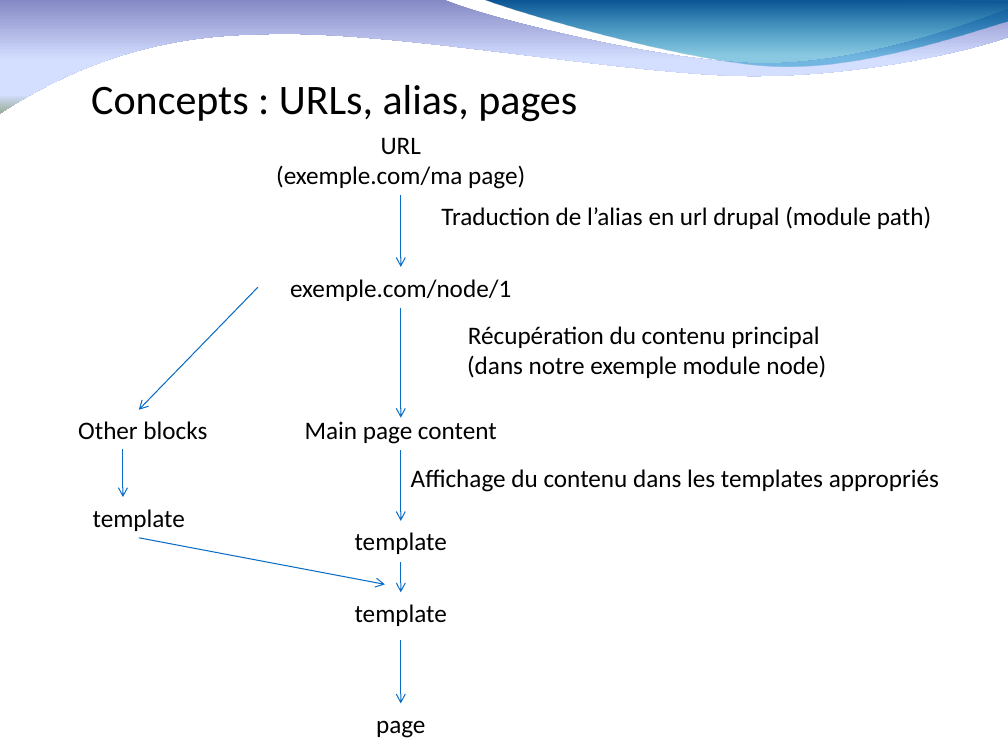
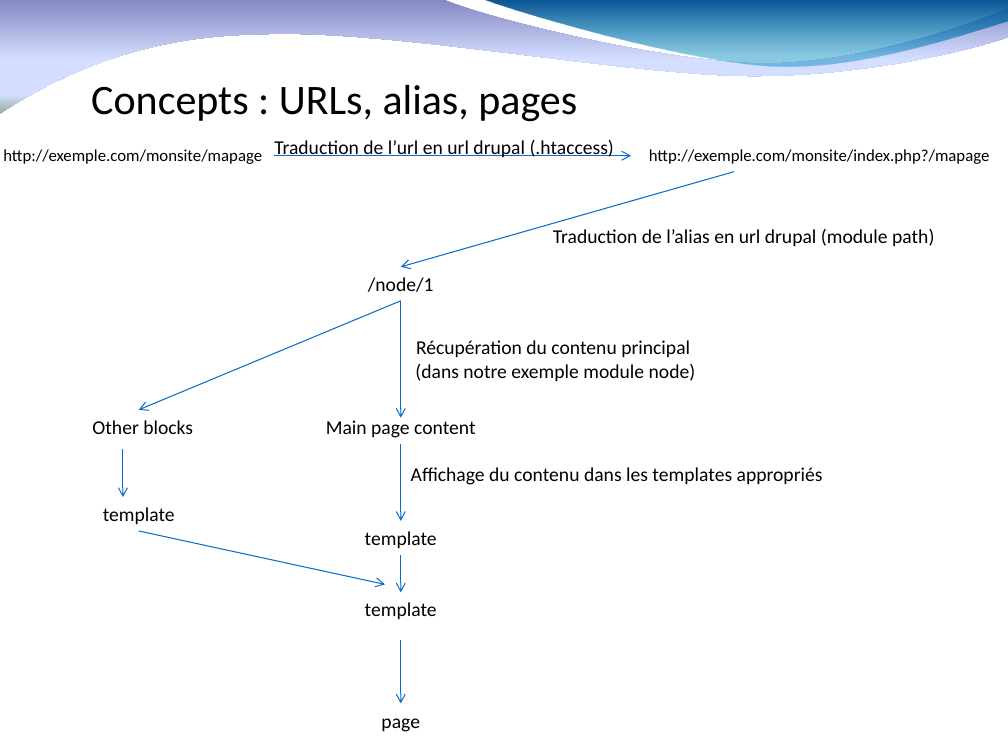
Before and after one commit to fauconv/cours_drupal8, a slide deck: slide 30 of drupal 8 nomades.pptx (slide 23 before the commit). Drawn at 1008x756 pixels with LibreOffice and Linux fonts; fonts in the diff are those of the drawing; background and template pictures are left out. Boxes give left, top, right and bottom in pixels: in the first picture for what was removed or moved away, otherwise in the second. Text is boxed around its words. In the diff, an @@ line names an element or a change of style, - is before the commit and + after.

```diff
--- a/drupal 8 nomades.pptx
+++ b/drupal 8 nomades.pptx
@@ text at box(3, 149, 262, 164): text changed; size 18 to 12 pt @@
-URL
-(exemple.com/ma page)
+http://exemple.com/monsite/mapage
@@ text added at box(274, 140, 614, 157), 14 pt, text #000000 @@
+Traduction de l’url en url drupal (.htaccess)
@@ text added at box(649, 149, 990, 164), 12 pt, text #000000 @@
+http://exemple.com/monsite/index.php?/mapage
@@ arrow moved from (401, 196) - (401, 267) to (274, 156) - (631, 156) @@
@@ arrow added from (734, 171) to (401, 267), #0A6DC6 0.75 pt @@
@@ text "Traduction de l’alias en url ...": place and size @@
-text "Traduction de l’alias en url ..." at box(441, 206, 931, 229)
+text "Traduction de l’alias en url ..." at box(553, 229, 934, 246)
@@ text at box(368, 277, 434, 292): text changed; size 18 to 14 pt @@
-exemple.com/node/1
+/node/1
@@ arrow moved from (258, 287) - (139, 409) to (401, 300) - (139, 409) @@
@@ arrow moved from (401, 307) - (401, 417) to (401, 300) - (401, 417) @@
@@ size 18 to 14 pt in 9 elements at box(411, 467, 823, 485), box(326, 420, 475, 438), box(92, 420, 193, 434), box(103, 507, 175, 524), box(365, 531, 437, 548), box(365, 602, 437, 619), box(381, 718, 420, 732), box(553, 229, 934, 246), box(415, 340, 696, 381) @@
@@ text "Récupération du contenu principal (dans ...": place and size @@
-text "Récupération du contenu principal (dans ..." at box(467, 326, 826, 378)
+text "Récupération du contenu principal (dans ..." at box(415, 340, 696, 381)
@@ arrow moved from (139, 538) - (385, 585) to (139, 531) - (385, 585) @@
@@ arrow moved from (401, 561) - (401, 593) to (401, 554) - (401, 593) @@
```
Also in this commit, not shown: 18 other slides changed, 11 slides added, 1 slide removed.
